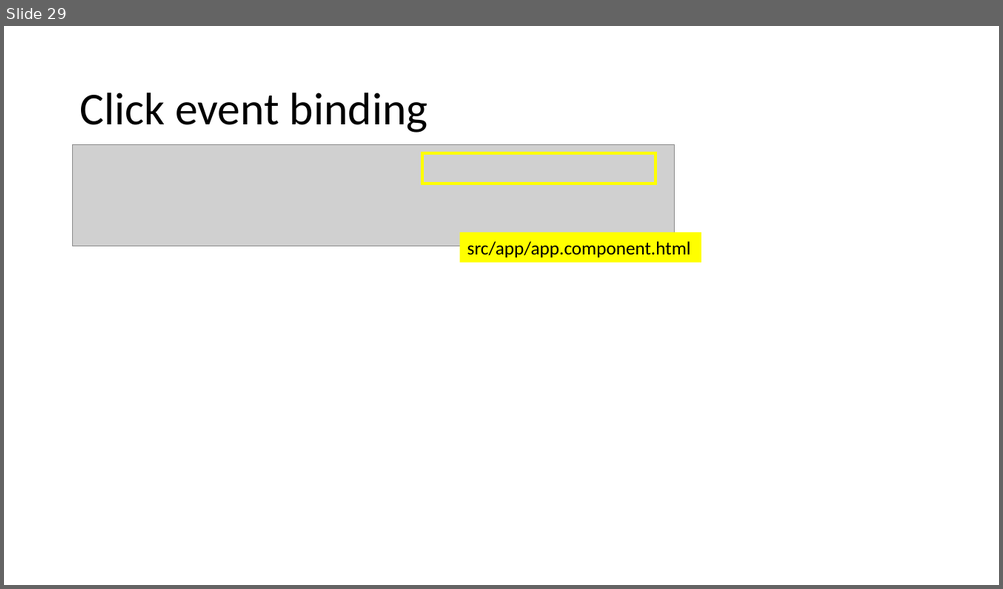
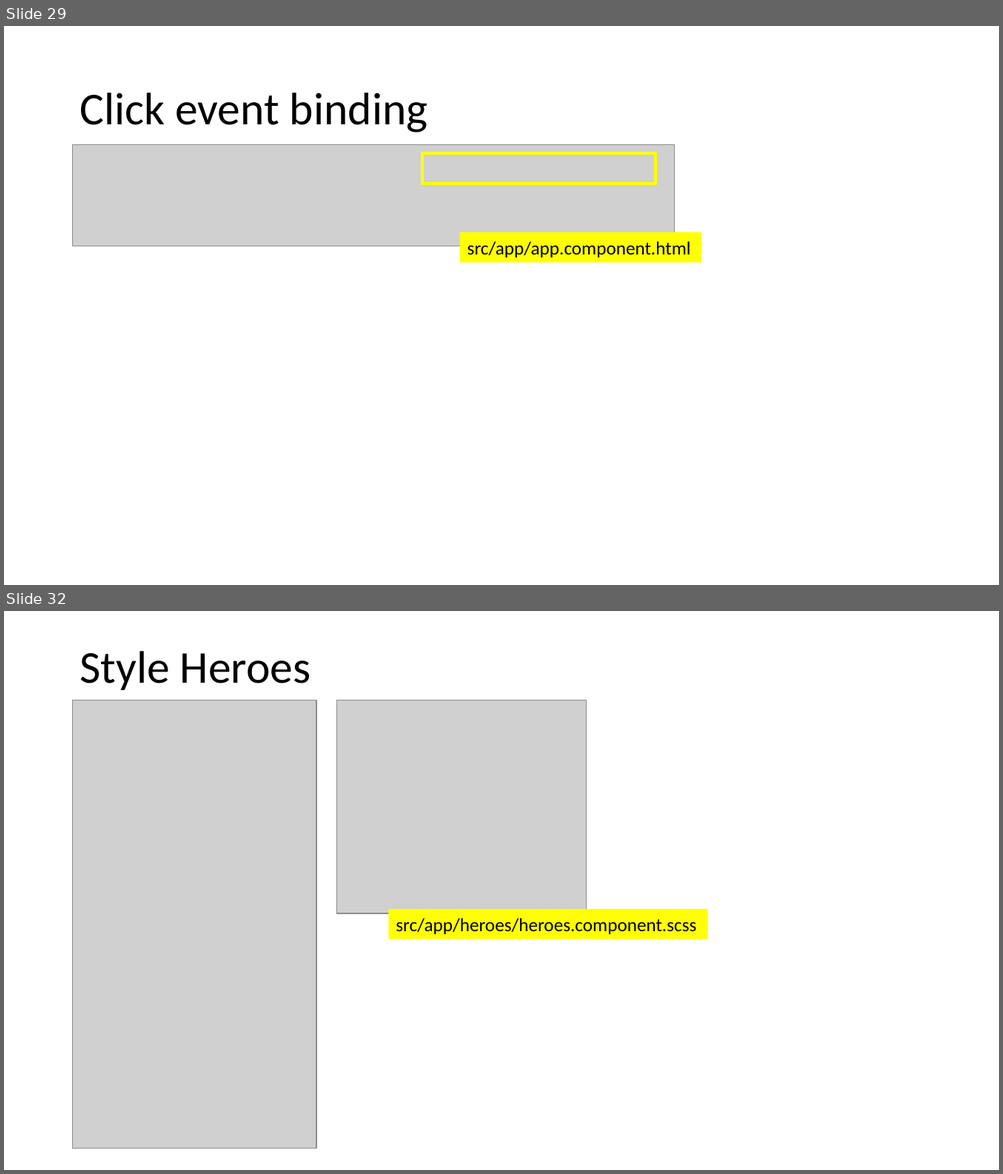
Before and after one commit to alifrazanit/ngodingBareng, a slide deck: Week 6.pptx. Shown one above the other, each under a label of ours: slide 29 before the commit, slides 29 and 32 after it; the slides between them are not shown. The pictures are 1003x589 and 1003x1174 pixels, drawn with LibreOffice and Linux fonts; fonts in the diff are those of the drawing; grey boxes stand for pictures. Boxes give left, top, right and bottom in pixels: in the first picture for what was removed or moved away, otherwise in the second. Text is boxed around its words. In the diff, an @@ line names an element or a change of style, - is before the commit and + after.

```diff
--- a/Week 6.pptx
+++ b/Week 6.pptx
@@ slide 32 added at (4, 611, 999, 1170), background #FFFFFF @@
@@ title added at (79, 651, 311, 690), 44 pt, text #000000 @@
+Style Heroes
@@ picture added at (73, 700, 316, 1148) @@
@@ picture added at (337, 700, 586, 913) @@
@@ rectangle added at (388, 909, 708, 940), fill #FFFF00, 18 pt, text #000000 @@
+src/app/heroes/heroes.component.scss
```
Also in this commit, not shown: 5 other slides added, 2 other files.
